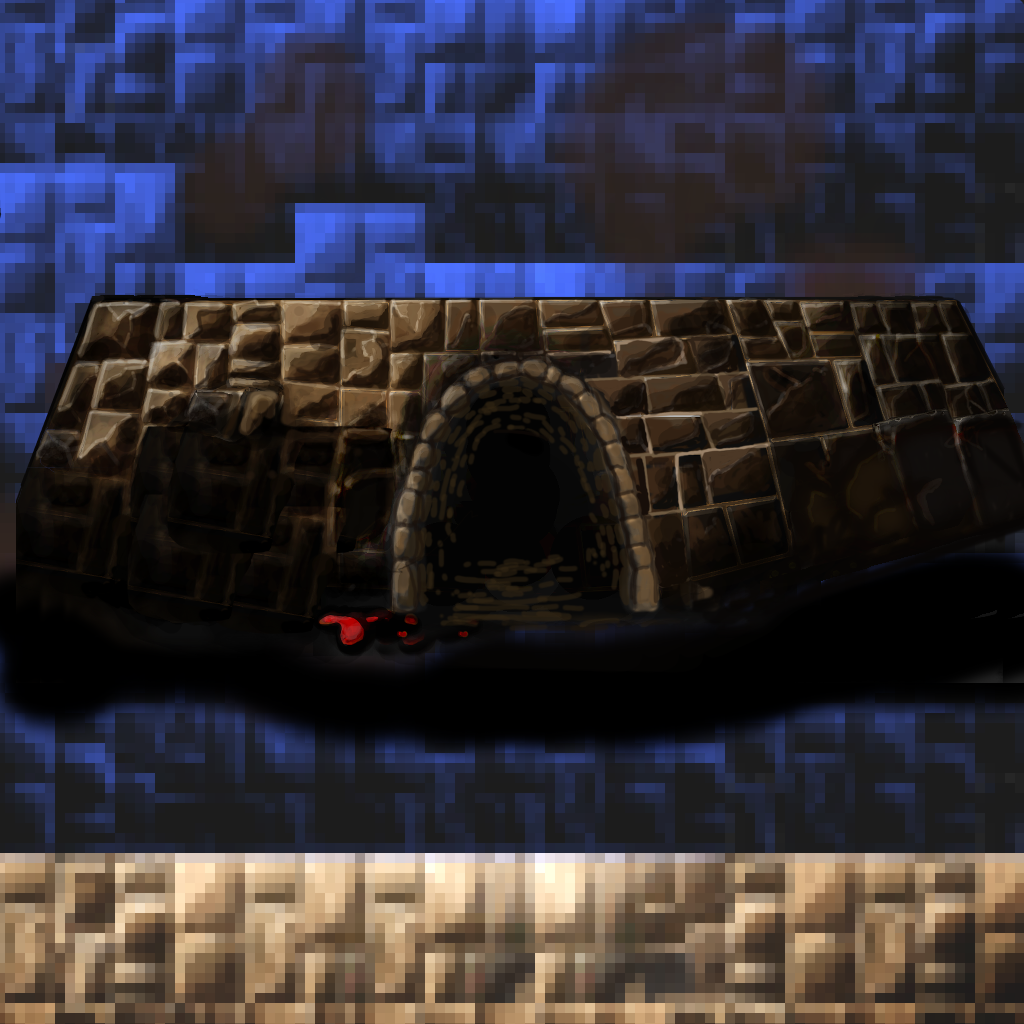
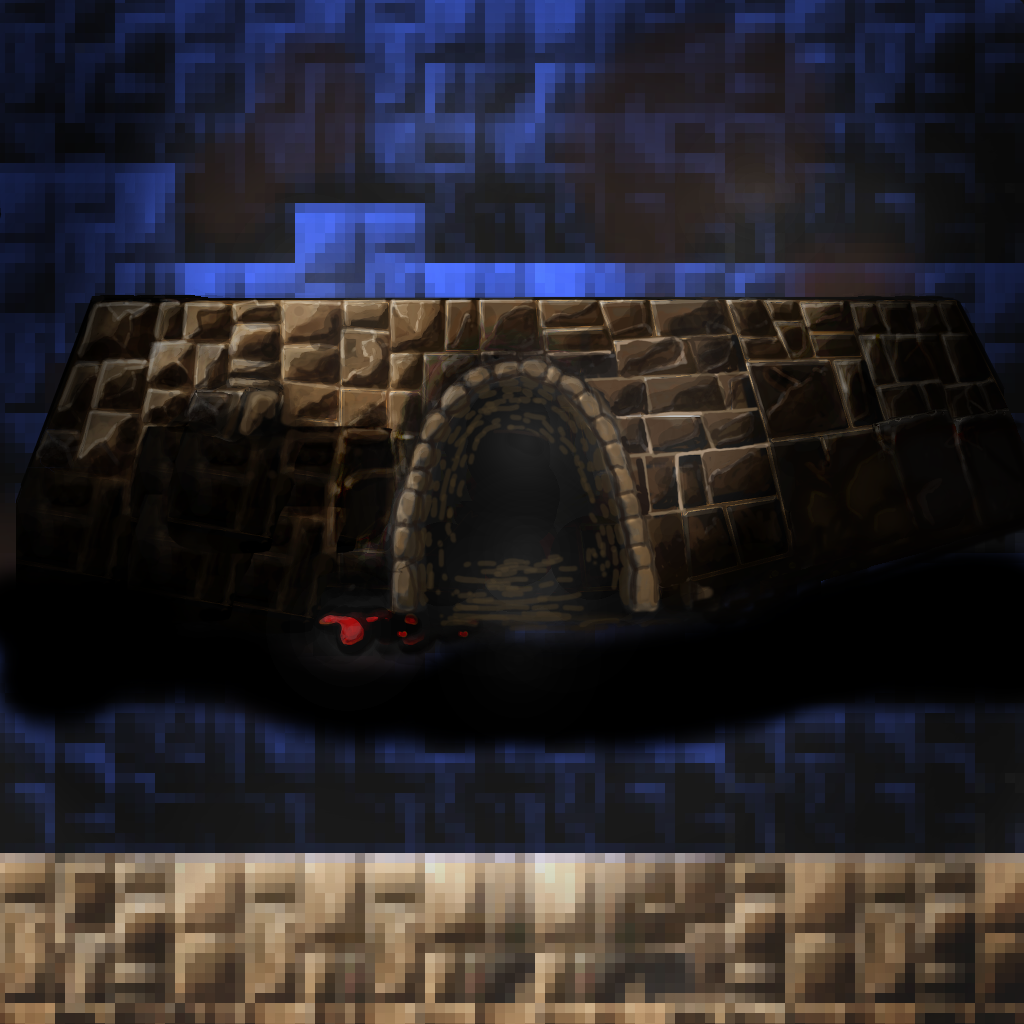
Layered file, before and after one edit (1024px x 1024px). Changes by layer:
renamed "Pasted Layer #1" to "Layer #2", painted on it over [0, 0, 1024, 1024]
painted on "Photo on 1-26-14 at 11.24 AM.jpg" over [16, 262, 1024, 683]
